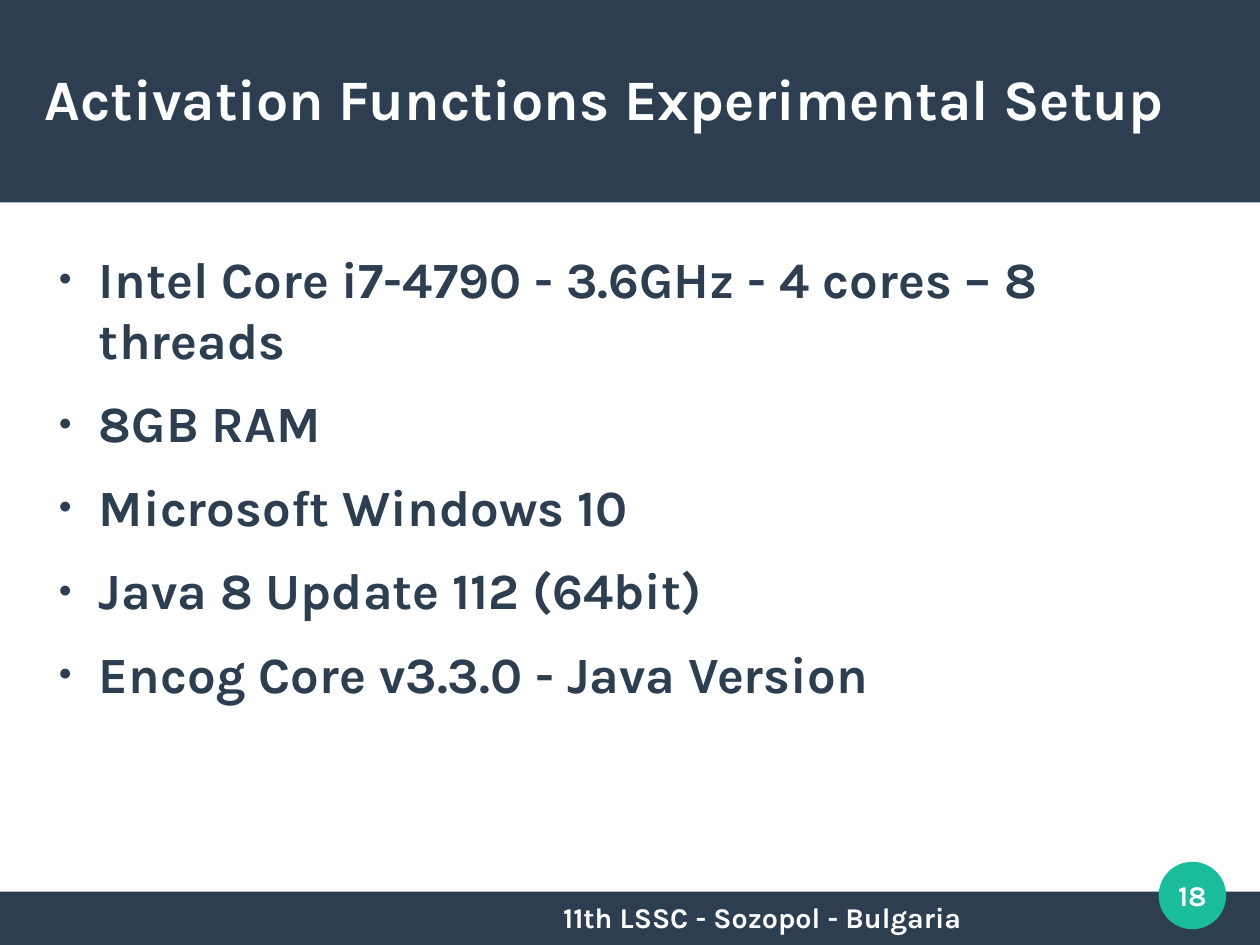
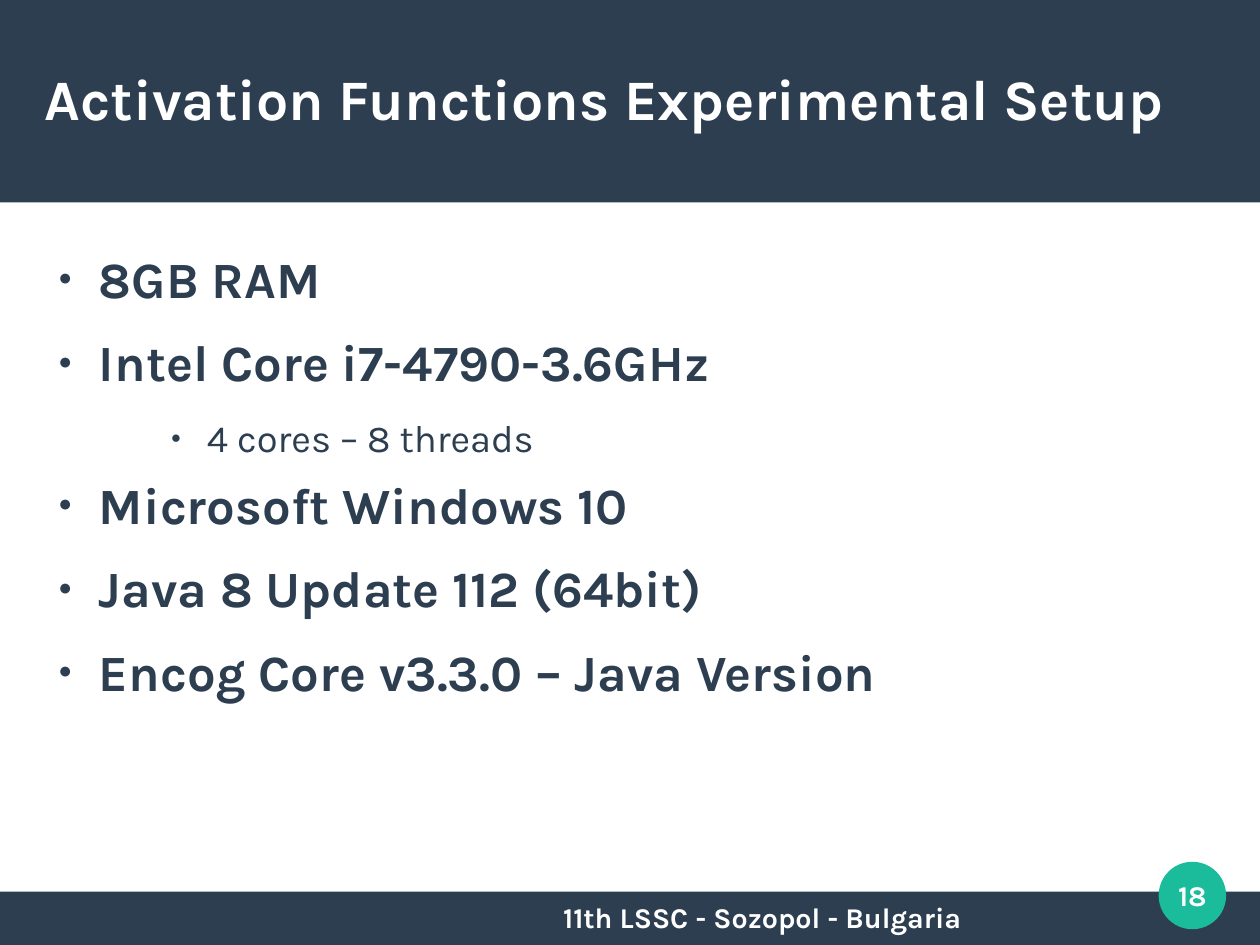
Before and after one commit to TodorBalabanov/Large-Scale-Scientific-Computations-2017, a slide deck: slide 18 of HybridApproachBasedOnCombinationOfBackpropagationAndEvolutionaryAlgorithmsForArtificialNeuralNetworksTrainingByUsingMobileDevicesInDistributedComputingEnvironment.odp. Drawn at 1260x945 pixels with LibreOffice and Linux fonts; fonts in the diff are those of the drawing; background and template pictures are left out. Boxes give left, top, right and bottom in pixels: in the first picture for what was removed or moved away, otherwise in the second. Text is boxed around its words. In the diff, an @@ line names an element or a change of style, - is before the commit and + after.

Commit message:
Final version of the presentation.

```diff
--- a/HybridApproachBasedOnCombinationOfBackpropagationAndEvolutionaryAlgorithmsForArtificialNeuralNetworksTrainingByUsingMobileDevicesInDistributedComputingEnvironment.odp
+++ b/HybridApproachBasedOnCombinationOfBackpropagationAndEvolutionaryAlgorithmsForArtificialNeuralNetworksTrainingByUsingMobileDevicesInDistributedComputingEnvironment.odp
@@ text at (x1=99, y1=262, x2=1037, y2=360): paragraph removed @@
-● Intel Core i7-4790 - 3.6GHz - 4 cores – 8 threads
@@ text at (x1=99, y1=345, x2=709, y2=453): paragraphs added @@
+● Intel Core i7-4790-3.6GHz
+    ● 4 cores – 8 threads
@@ text at (x1=99, y1=655, x2=875, y2=703): text changed @@
-● Encog Core v3.3.0 - Java Version
+● Encog Core v3.3.0 – Java Version
```
Also in this commit, not shown: 3 other slides changed.
